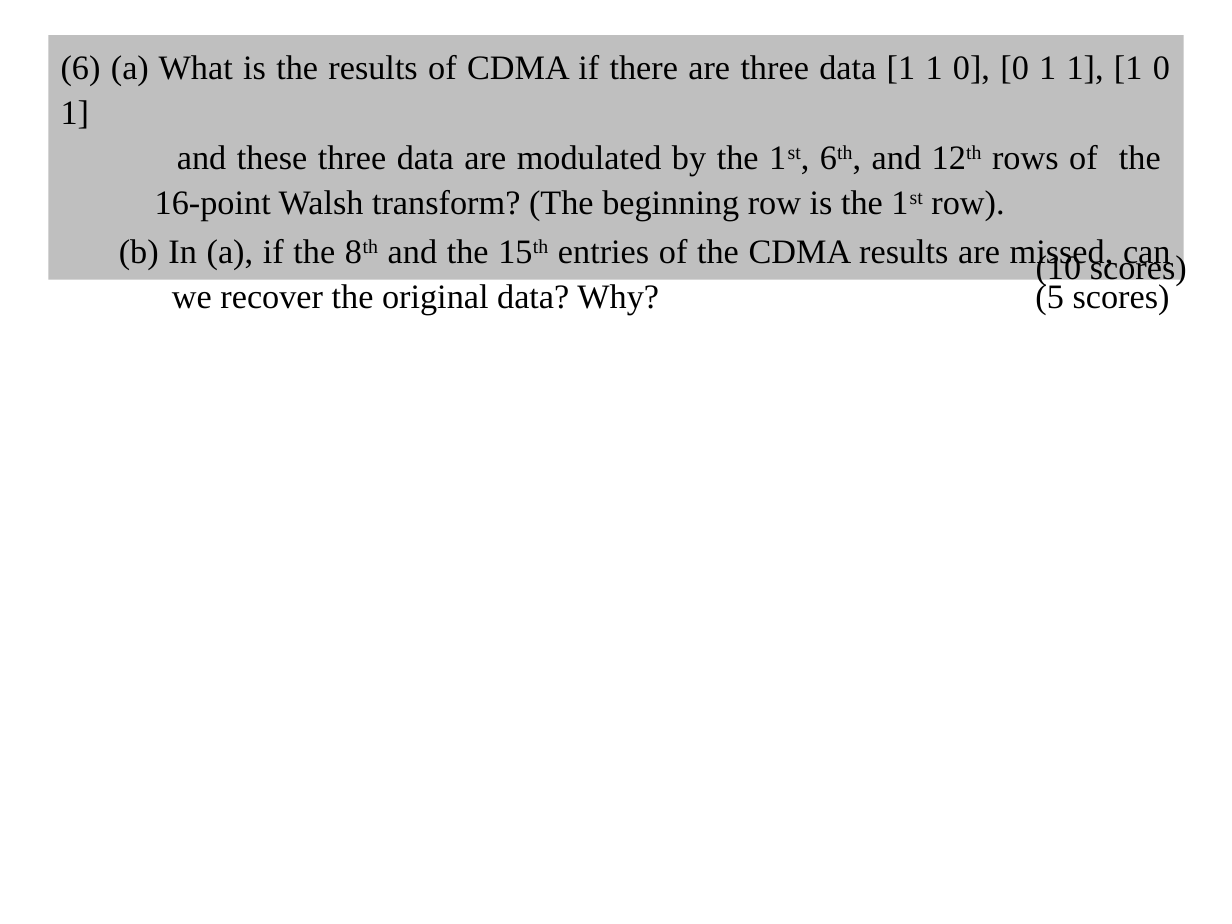
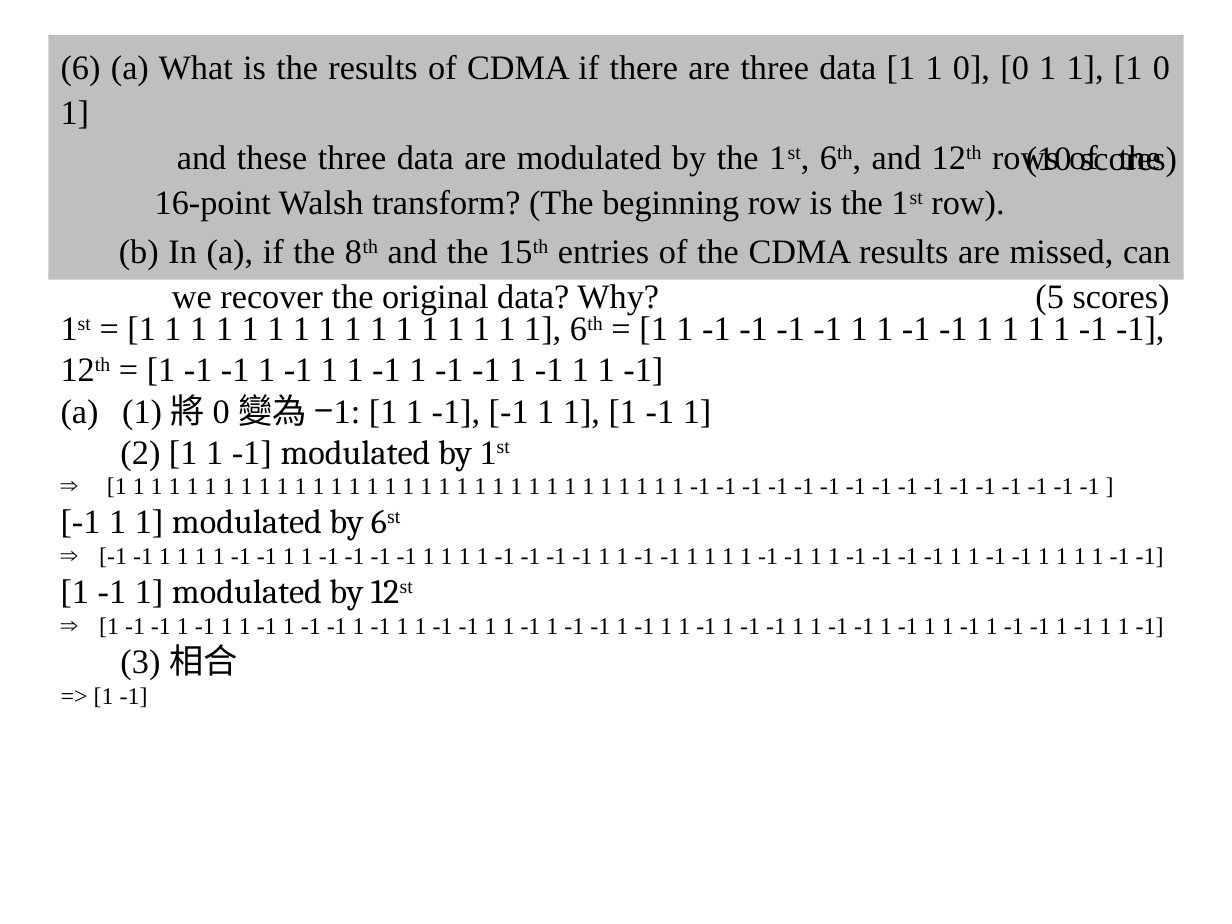
Before and after one commit to shihyuhuang/NTU-ADSP, a slide deck: slide 6 of HW5/r10943181_HW5.pptx. Drawn at 1232x924 pixels with LibreOffice and Linux fonts; fonts in the diff are those of the drawing. Boxes give left, top, right and bottom in pixels: in the first picture for what was removed or moved away, otherwise in the second. Text is boxed around its words. In the diff, an @@ line names an element or a change of style, - is before the commit and + after.

```diff
--- a/HW5/r10943181_HW5.pptx
+++ b/HW5/r10943181_HW5.pptx
@@ text "(10 scores)": place and size @@
-text "(10 scores)" at [1036,252,1187,286]
+text "(10 scores)" at [1026,145,1177,177]
@@ text added at [61,313,1164,708], 14 pt, text #000000 @@
+1st = [1 1 1 1 1 1 1 1 1 1 1 1 1 1 1 1], 6th = [1 1 -1 -1 -1 -1 1 1 -1 -1 1 1 1 1 -1 -1], 12th = [1 -1 -1 1 -1 1 1 -1 1 -1 -1 1 -1 1 1 -1]
+(a) (1) 將 0 變為 −1: [1 1 -1], [-1 1 1], [1 -1 1]
+(2) [1 1 -1] modulated by 1st
+⇒ [1 1 1 1 1 1 1 1 1 1 1 1 1 1 1 1 1 1 1 1 1 1 1 1 1 1 1 1 1 1 1 1 -1 -1 -1 -1 -1 -1 -1 -1 -1 -1 -1 -1 -1 -1 -1 -1 ]
+[-1 1 1] modulated by 6st
+⇒ [-1 -1 1 1 1 1 -1 -1 1 1 -1 -1 -1 -1 1 1 1 1 -1 -1 -1 -1 1 1 -1 -1 1 1 1 1 -1 -1 1 1 -1 -1 -1 -1 1 1 -1 -1 1 1 1 1 -1 -1]
+[1 -1 1] modulated by 12st
+⇒ [1 -1 -1 1 -1 1 1 -1 1 -1 -1 1 -1 1 1 -1 -1 1 1 -1 1 -1 -1 1 -1 1 1 -1 1 -1 -1 1 1 -1 -1 1 -1 1 1 -1 1 -1 -1 1 -1 1 1 -1]
+(3) 相合
+=> [1 -1]
```
